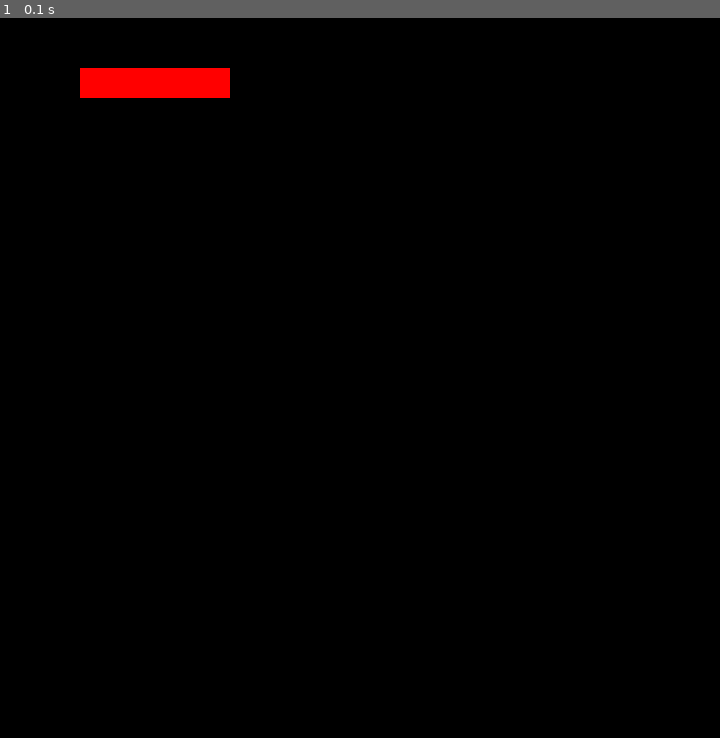
Above: before the commit, frame 1.
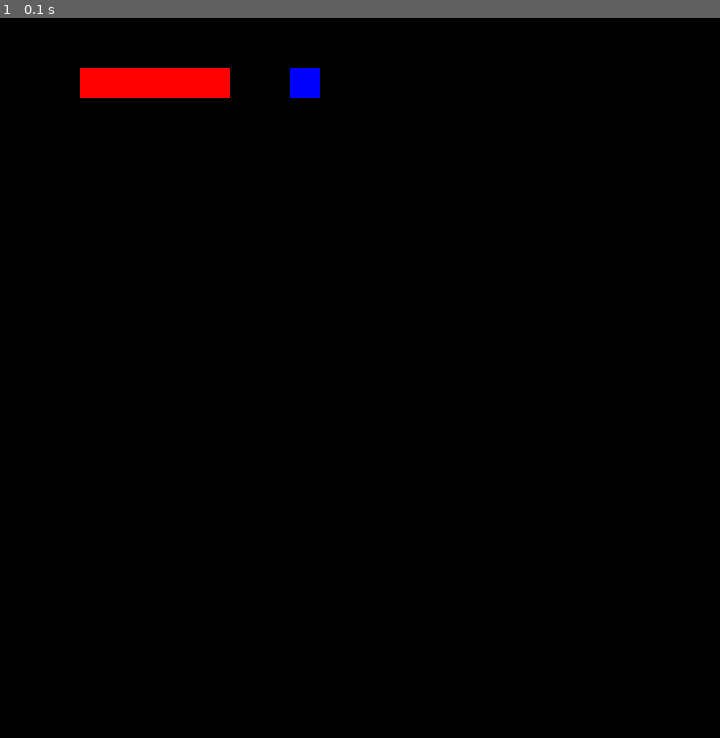
Above: after the commit, the same moment.

Repository: David-pnj/PyGameCarlitosh
Game: pygame game, started from Snake.py
Two runs of this game, one before a commit and one after it. Both use one fixed random seed, a clock stepped at 60 frames per second and the inputs below.
Inputs:
- Up to frame 1 (0.1 s): no input

The runs differ from the first frame. In frame 1, 0.2% of the frame differs, in the area x 40-45%, y 6-12%.

Commit message:
Eat consumable #1

Diff:
--- a/Snake.py
+++ b/Snake.py
@@ -1,6 +1,11 @@
 import sys, pygame as pg
 
 pg.init()
+
+class Consumable():
+    def __init__(self,rect,points):
+        self.rect=rect
+        self.points=points
 
 class SnakePart():
     def __init__(self,rect):
@@ -22,13 +27,15 @@
 body1= SnakePart(pg.Rect(position[0]-60,position[1],30,30))
 body2= SnakePart(pg.Rect(position[0]-90,position[1],30,30))
 tail= SnakePart(pg.Rect(position[0]-120,position[1],30,30))
+
+consum1=Consumable(pg.Rect(290,50,30,30),1)
+drawConsum=True
 prevPositions=[]
 
 snake=[head,body,body1,body2,tail]
 canMove=False
 
 while run:
-    """TO DO: que la serpiente no pueda pasar por su cuerpo. Objetos consumables. Osea vamos a tener que programar interacción con otros."""
     for event in pg.event.get():
         if event.type == pg.QUIT: sys - exit()
         """Obtener Input"""
@@ -42,6 +49,13 @@
                     prevPositions.clear()
                     prevPositions.append(position)
                     testRect=pg.Rect(position[0],position[1],30,30)
+                    """Si toca un consumable, añade 1 pieza a la serpiente. Cambiarlo para que la cantidad de piezas añadidas dependa del atributo points de la clase Consumable"""
+                    if drawConsum:
+                        if testRect.colliderect(consum1.rect):
+                            newPart= SnakePart(pg.Rect(body.rect.left,body.rect.top,30,30))
+                            snake.append(newPart)
+                            drawConsum=False
+
                     snakeAux=snake[:len(snake)] #todos los elementos menos el último
                     for part in snakeAux:
                         """Malo de narices pero no he encontrado forma de chequear si puede hacer un solo heck de 'si hay un objeto x en esta posicion', tengo que hacerlo en un for
@@ -59,7 +73,8 @@
     """Renderizado"""
     screen.fill((0,0,0))
     count = 0
-
+    if drawConsum:
+        pg.draw.rect(screen,(0,0,255),consum1.rect)
     if canMove:
         for part in snake:
             part.move_part(screen,prevPositions[count])
@@ -67,4 +82,6 @@
     else:
         for part in snake:
             pg.draw.rect(screen,(255,0,0),part.rect)
+
+
     pg.display.flip()
